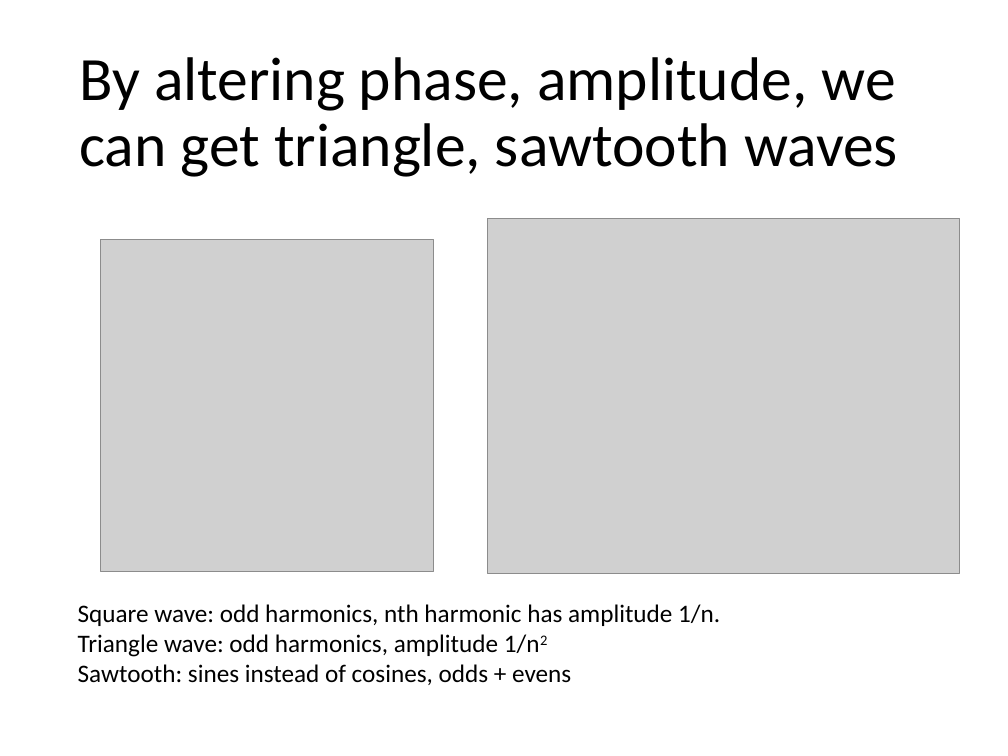
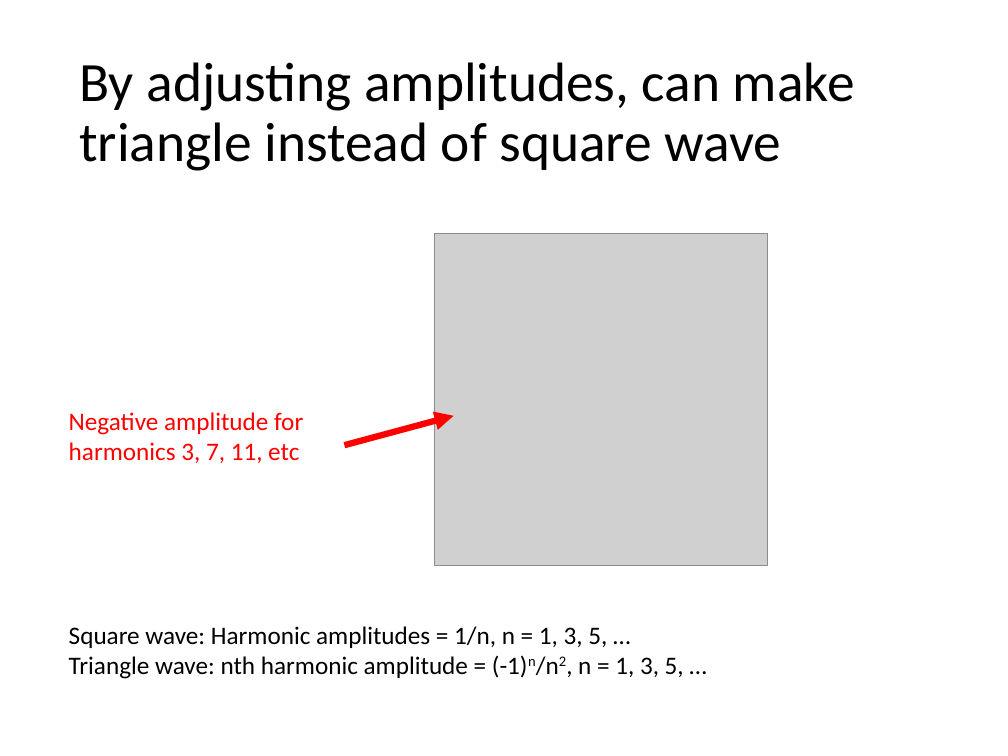
Before and after one commit to tomjhou/MathClassPythonCode, a slide deck: slide 23 of Class2/Lecture2 - Filtering.pptx (slide 21 before the commit). Drawn at 1008x756 pixels with LibreOffice and Linux fonts; fonts in the diff are those of the drawing; grey boxes stand for pictures. Boxes give left, top, right and bottom in pixels: in the first picture for what was removed or moved away, otherwise in the second. Text is boxed around its words. In the diff, an @@ line names an element or a change of style, - is before the commit and + after.

Commit message:
Updated lecture2 powerpoint

```diff
--- a/Class2/Lecture2 - Filtering.pptx
+++ b/Class2/Lecture2 - Filtering.pptx
@@ title at (79, 62, 855, 171): text changed; size 44 to 39.6 pt @@
-By altering phase, amplitude, we can get triangle, sawtooth waves
+By adjusting amplitudes, can make triangle instead of square wave
@@ picture: place and size @@
-picture at (101, 240, 433, 572)
+picture at (435, 234, 768, 565)
@@ picture removed at (487, 219, 960, 574) @@
@@ text added at (69, 412, 303, 463), 18 pt, text #FF0000 @@
+Negative amplitude for harmonics 3, 7, 11, etc
@@ arrow added from (345, 446) to (454, 415), #FF0000 4.5 pt @@
@@ text at (69, 626, 684, 679): text changed @@
-Square wave: odd harmonics, nth harmonic has amplitude 1/n.
-Triangle wave: odd harmonics, amplitude 1/n2
-Sawtooth: sines instead of cosines, odds + evens
+Square wave: Harmonic amplitudes = 1/n, n = 1, 3, 5, …
+Triangle wave: nth harmonic amplitude = (-1)n/n2, n = 1, 3, 5, …
```
Also in this commit, not shown: 21 other slides changed, 9 slides added, 4 slides removed.
